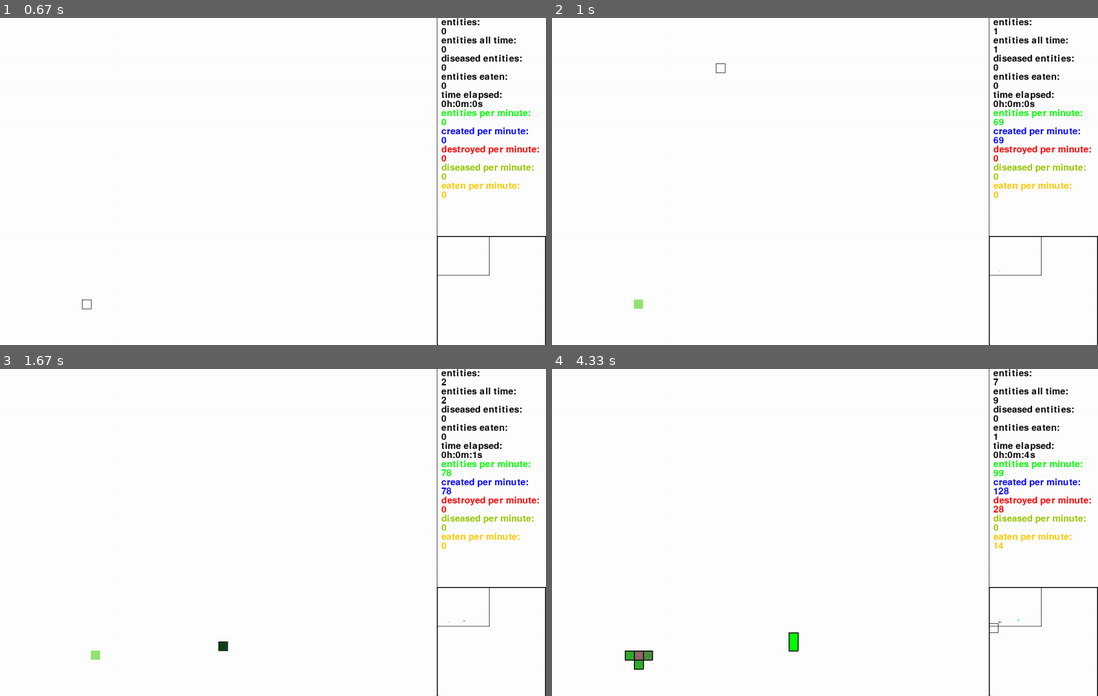
Above: before the commit, frames 1-4 (two rows, left to right).
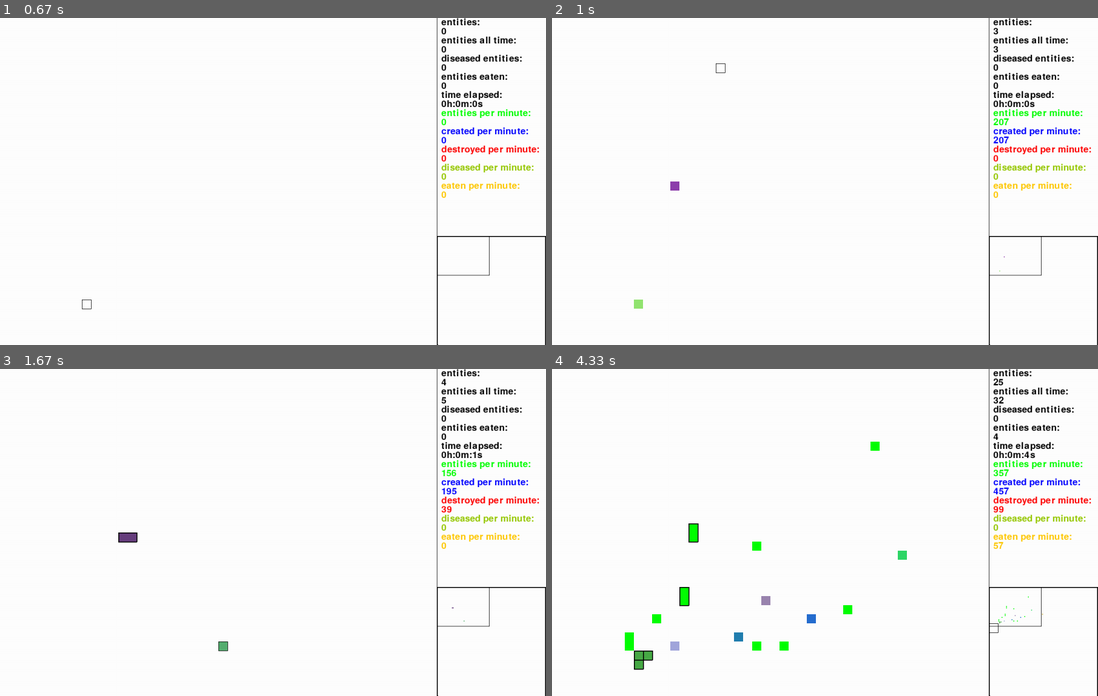
Above: after the commit, the same moments.

Repository: sbwhitt/pygame-life-simulation
Game: pygame game, started from main.py
Same seed, same stepped clock (60 frames per second), same inputs: the game is played once before the commit and once after it.
Inputs (mouse positions are in pixels of both pictures, inside the frame that each line leads up to):
- Up to frame 1 (0.67 s): right-click (81, 299) at 0.42 s
- Up to frame 2 (1 s): press the mouse at (633, 299) at 0.7 s; move the mouse to (677, 181) at 0.8 s; release the mouse at (715, 63) at 0.93 s
- Up to frame 3 (1.67 s): tap Enter at 1 s; tap X at 1.4 s; click (223, 646) at 1.47 s
- Up to frame 4 (4.33 s): tap X at 1.7, 4.23 s; press the mouse at (633, 650) at 1.87 s; move the mouse to (666, 620) at 1.97 s; release the mouse at (693, 588) at 2.1 s; press the mouse at (633, 650) at 2.2 s; move the mouse to (759, 542) at 2.3 s; release the mouse at (885, 431) at 2.43 s; press the mouse at (633, 650) at 2.53 s; move the mouse to (748, 633) at 2.63 s; release the mouse at (863, 614) at 2.77 s; tap 2 at 2.83 s; press the mouse at (633, 650) at 3.2 s; move the mouse to (683, 643) at 3.3 s; release the mouse at (732, 637) at 3.43 s; press the mouse at (633, 650) at 3.53 s; move the mouse to (770, 601) at 3.63 s; release the mouse at (901, 552) at 3.77 s; press the mouse at (633, 650) at 3.87 s; move the mouse to (814, 620) at 3.97 s; release the mouse at (988, 591) at 4.1 s; click (988, 624) at 4.3 s; tap 1 at 4.32 s

Frame 1 is identical in both runs. In frame 2, 0.1% of the frame differs, in the area x 21-84%, y 2-74%; in frame 3, 0.3%; in frame 4, 1.3%, in the area x 13-90%, y 2-92%.

Commit message:
added mouse dragging

Diff:
--- a/src/app.py
+++ b/src/app.py
@@ -8,6 +8,7 @@
 from src.entity_manager import EntityManager
 from src.colony_manager import ColonyManager
 from src.mini_map import MiniMap
+from src.mouse import Mouse
 
 '''
 x == width == rect.left
@@ -26,6 +27,7 @@
         self.e_man = EntityManager(self.screen)
         self.c_man = ColonyManager(self.screen)
         self.keys = []
+        self.mouse = Mouse()
         self.stats = Stats(self.screen, self.window.width)
         self.metrics = Metrics()
         self.minimap = MiniMap(self.screen, self.window)
@@ -45,11 +47,10 @@
         if event.type == pygame.KEYDOWN:
             self._handle_cmd(event.key)
             self.keys.append(event.key)
-        if event.type == pygame.MOUSEBUTTONDOWN:
-            self._handle_mouse_cmd(event.button)
 
     def on_loop(self) -> None:
         self._handle_keys_pressed()
+        self._handle_mouse_actions()
         self._update_metrics()
         self.minimap.update()
         if self.paused:
@@ -64,7 +65,7 @@
         self.e_man.render_entities(self.window)
         self.c_man.render_colonies(self.window)
         self._update_stats()
-        self._highlight_cursor()
+        self.mouse.highlight_cursor(self.screen)
         self.minimap.render(self.e_man.entities)
         pygame.display.flip()
 
@@ -145,17 +146,17 @@
         loc = (pos[0]+self.window.offset[0], pos[1]+self.window.offset[1])
         return (loc[0]-(loc[0] % settings.ENT_WIDTH), loc[1]-(loc[1] % settings.ENT_WIDTH))
 
-    def _highlight_cursor(self) -> None:
-        pos = pygame.mouse.get_pos()
-        points = [(pos[0]-(pos[0] % settings.ENT_WIDTH), pos[1]-(pos[1] % settings.ENT_WIDTH)),
-                  (pos[0]+(settings.ENT_WIDTH - pos[0] % settings.ENT_WIDTH), pos[1]-(pos[1] % settings.ENT_WIDTH)),
-                  (pos[0]+(settings.ENT_WIDTH - pos[0] % settings.ENT_WIDTH), pos[1]+(settings.ENT_WIDTH - pos[1] % settings.ENT_WIDTH)),
-                  (pos[0]-(pos[0] % settings.ENT_WIDTH), pos[1]+(settings.ENT_WIDTH - pos[1] % settings.ENT_WIDTH))]
-        pygame.draw.lines(self.screen, colors.BLACK, True, points=points)
-
-    def _handle_mouse_cmd(self, button: int) -> None:
-        if button == 1 and not self.paused:
+    def _handle_mouse_actions(self) -> None:
+        if pygame.mouse.get_pressed(3)[0]:
             self.e_man.place_entity(self._get_tile_pos(pygame.mouse.get_pos()))
+        if pygame.mouse.get_pressed(3)[1]:
+            pass
+        if pygame.mouse.get_pressed(3)[2]:
+            if not self.mouse.dragging:
+                self.mouse.dragging = True
+                self.mouse.drag_start = pygame.mouse.get_pos()
+            self.window.move(self.mouse.get_drag_dir())
+        else: self.mouse.dragging = False
 
     def _handle_cmd(self, key: str) -> None:
         # cull half of entities
--- /dev/null
+++ b/src/mouse.py
@@ -0,0 +1,28 @@
+import pygame
+import static.colors as colors
+import static.settings as settings
+
+
+class Mouse:
+    def __init__(self):
+        self.drag_start = (0, 0)
+        self.dragging = False
+
+    def highlight_cursor(self, screen: pygame.display) -> None:
+        pos = pygame.mouse.get_pos()
+        points = [(pos[0]-(pos[0] % settings.ENT_WIDTH), pos[1]-(pos[1] % settings.ENT_WIDTH)),
+                  (pos[0]+(settings.ENT_WIDTH - pos[0] % settings.ENT_WIDTH), pos[1]-(pos[1] % settings.ENT_WIDTH)),
+                  (pos[0]+(settings.ENT_WIDTH - pos[0] % settings.ENT_WIDTH), pos[1]+(settings.ENT_WIDTH - pos[1] % settings.ENT_WIDTH)),
+                  (pos[0]-(pos[0] % settings.ENT_WIDTH), pos[1]+(settings.ENT_WIDTH - pos[1] % settings.ENT_WIDTH))]
+        pygame.draw.lines(screen, colors.BLACK, True, points=points)
+
+    def get_drag_dir(self) -> tuple:
+        pos = pygame.mouse.get_pos()
+        dirx = 0
+        diry = 0
+        if pos[0] > self.drag_start[0]: dirx = settings.ENT_WIDTH*2
+        elif pos[0] < self.drag_start[0]: dirx = -settings.ENT_WIDTH*2
+        if pos[1] > self.drag_start[1]: diry = settings.ENT_WIDTH*2
+        elif pos[1] < self.drag_start[1]: diry = -settings.ENT_WIDTH*2
+
+        return (dirx, diry)
